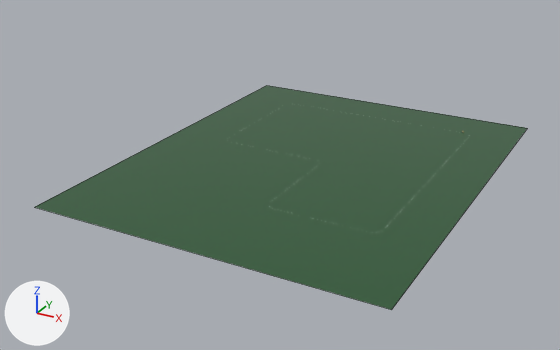
Two versions of the Blender file scenes/Warehouse/AGV.blend, one commit apart.
Before and after are seen from a 50 mm camera at (162.0, -326.0, 153.0) aimed at (-10.0, -14.0, -3.0). Every picture has the same lights, and +X, +Y and +Z are marked at lower left. Mesh edges are drawn as thin lines on the coarser meshes.
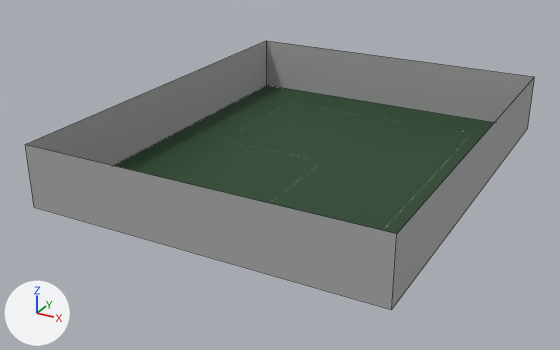
Pixel boxes [x1, y1, x2, y2] of what changed, in the pictures (560 x 350 px):
'Plane', reshaped (19% taller): before [35, 85, 527, 310]; after [25, 41, 534, 310]
part 1 of me_plane, added: after [25, 41, 534, 310]

What the commit changed:
Material 'Wall' (mat_wall) is new.
Its base color is (0.389, 0.389, 0.389) (grey #a8a8a8).
Its roughness is 0.6.
me_plane has 4 vertices, 1 face and spans x -1.0..1.0, y -1.0..1.0, z 0.0.
me_plane is used by ob_plane; location (0.0, 0.0, 0.0); scale (85.0, 105.0, 3.07).
Verts and faces of me_plane; kept vertices keep their numbers, new ones are numbered from 4.
Before the commit, vertices of me_plane: 0 (-1.0, -1.0, 0.0) at pixel (34, 207), 1 (1.0, -1.0, 0.0) at pixel (391, 309), 2 (-1.0, 1.0, 0.0) at pixel (266, 85), 3 (1.0, 1.0, 0.0) at pixel (527, 128).
Part 1, on me_plane:
New vertices 4 to 7 stand at vertices 0 to 3, in that order, plus (0.0, 0.0, 9.76).
New faces: (0, 4, 5, 1), (1, 5, 7, 3), (2, 3, 7, 6), (0, 2, 6, 4) (mat_wall (grey #a7a7a7)).
me_plane now uses material mat_wall (grey #a8a8a8).
